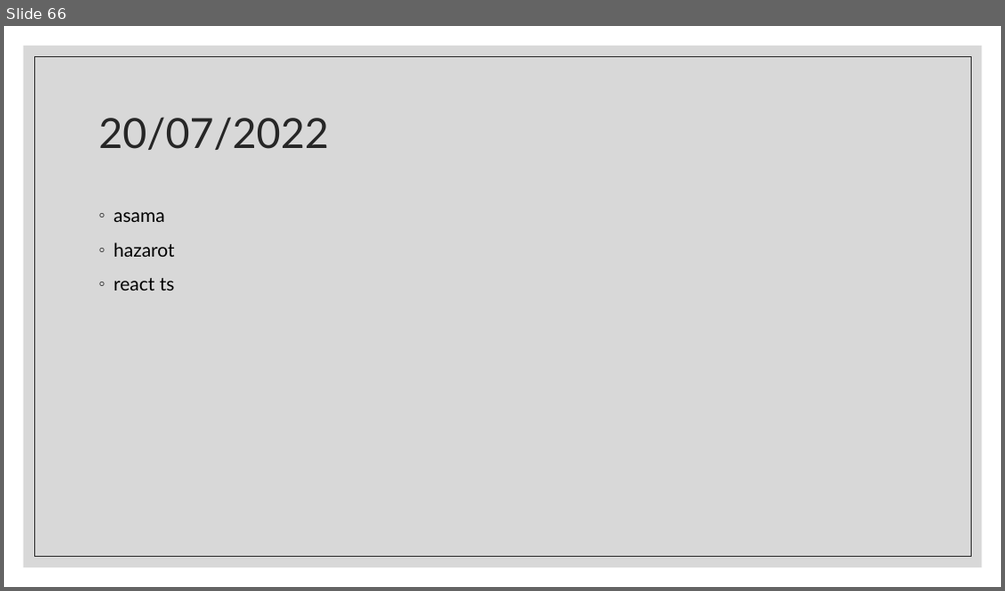
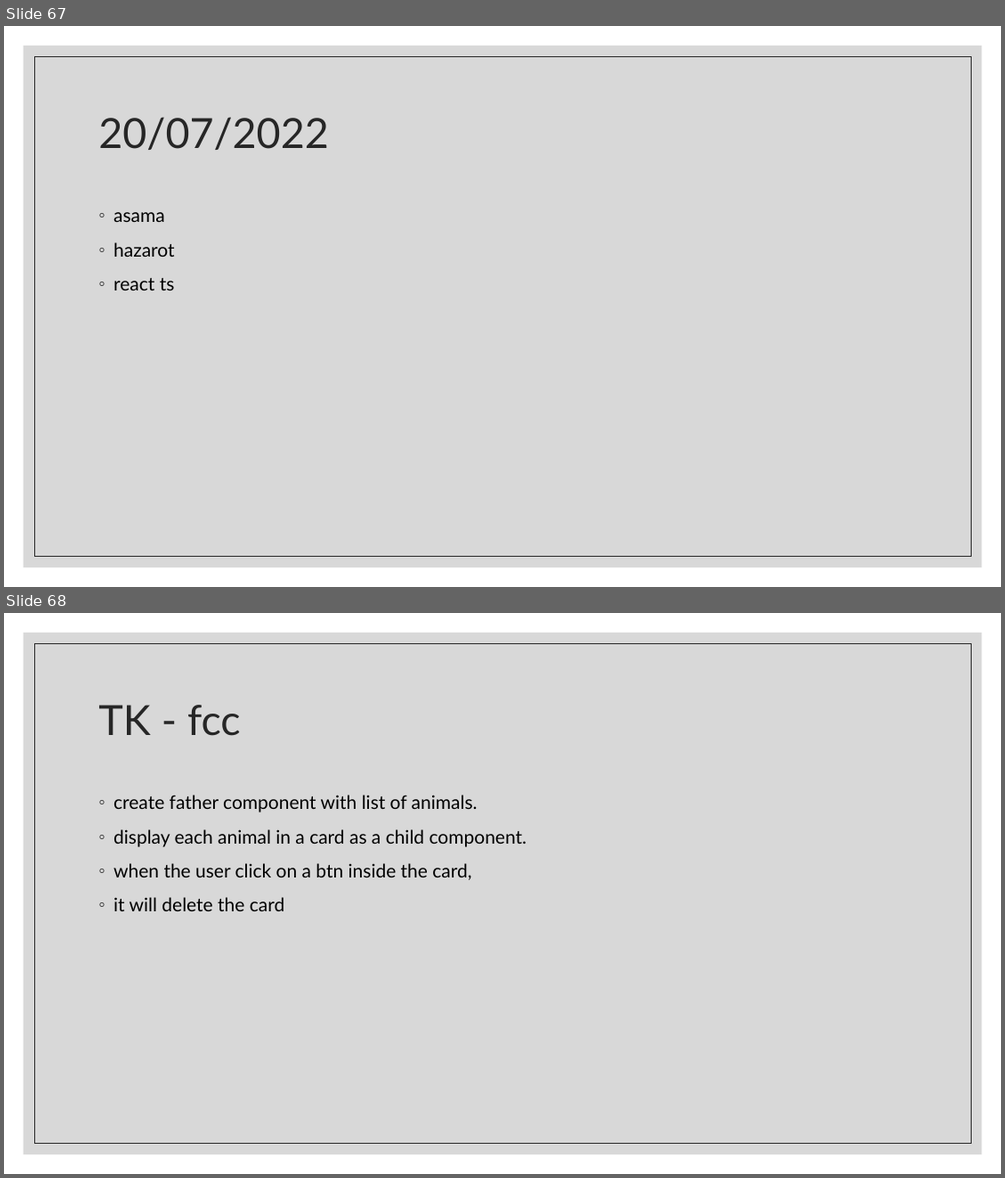
Before and after one commit to Rlss91/ht_W011121MR_morning_first-project, a slide deck: docs/React.pptx. Shown one above the other, each under a label of ours: slide 66 before the commit, slides 67 and 68 after it. The pictures are 1005x591 and 1005x1178 pixels, drawn with LibreOffice and Linux fonts; fonts in the diff are those of the drawing. Boxes give left, top, right and bottom in pixels: in the first picture for what was removed or moved away, otherwise in the second. Text is boxed around its words. In the diff, an @@ line names an element or a change of style, - is before the commit and + after.

```diff
--- a/docs/React.pptx
+++ b/docs/React.pptx
@@ slide 68 added at (4,613,1001,1174), background #FFFFFF; not listed: 2 template elements that a slide beside it also shows @@
@@ title added at (98,705,241,736), 40 pt, text #262626 @@
+TK - fcc
@@ text added at (113,795,526,911), 18 pt, text #000000 @@
+◦ create father component with list of animals.
+◦ display each animal in a card as a child component.
+◦ when the user click on a btn inside the card,
+◦ it will delete the card
@@ what was slide 66 is now slide 67 @@
```
Also in this commit, not shown: 1 other slide added, 7 other files.
